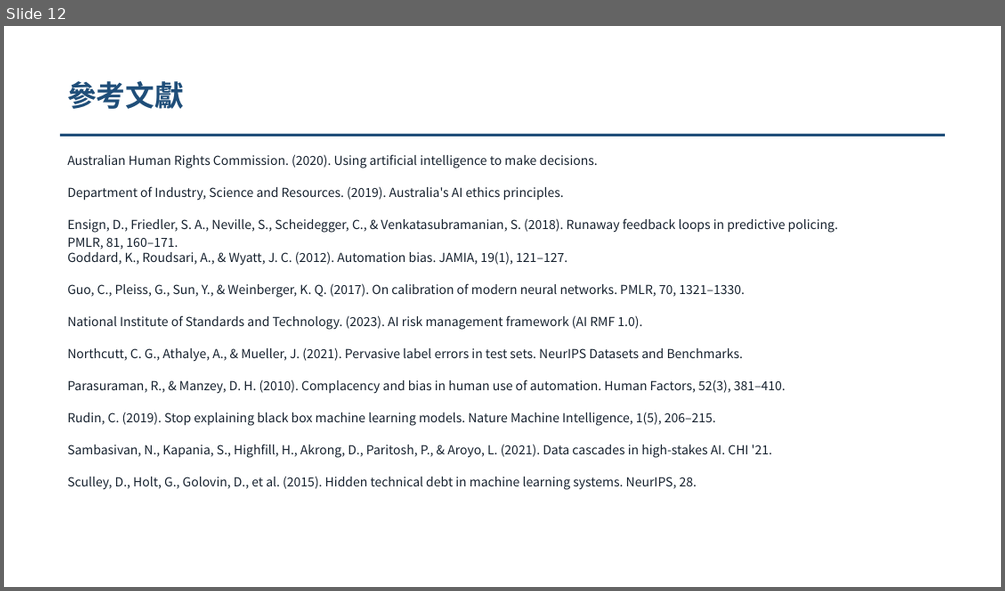
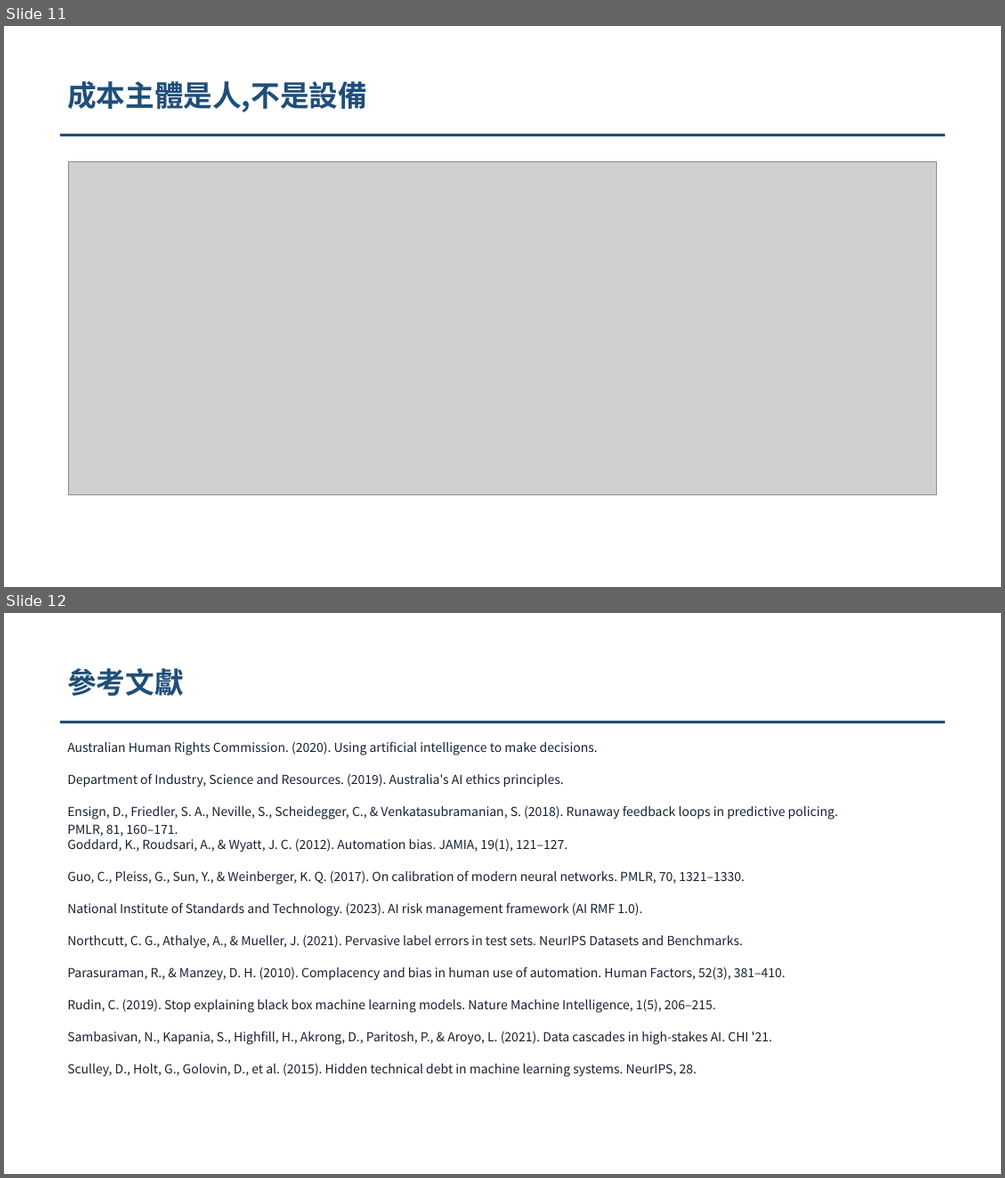
Before and after one commit to pokai-huang0828/UTS_workspace, a slide deck: Artificial Intelligence for Enterprises/Assessment3/Huang_26254793_421104_Assessment 3 (slim).pptx. Shown one above the other, each under a label of ours: slide 12 before the commit, slides 11 and 12 after it. The pictures are 1005x591 and 1005x1178 pixels, drawn with LibreOffice and Linux fonts; fonts in the diff are those of the drawing; grey boxes stand for pictures. Boxes give left, top, right and bottom in pixels: in the first picture for what was removed or moved away, otherwise in the second. Text is boxed around its words. In the diff, an @@ line names an element or a change of style, - is before the commit and + after.

```diff
--- a/Artificial Intelligence for Enterprises/Assessment3/Huang_26254793_421104_Assessment 3 (slim).pptx
+++ b/Artificial Intelligence for Enterprises/Assessment3/Huang_26254793_421104_Assessment 3 (slim).pptx
@@ slide 11 added at (x1=4, y1=26, x2=1001, y2=587), background #FFFFFF @@
@@ text added at (x1=67, y1=81, x2=367, y2=112), 28 pt, text #1F4E79, bold @@
+成本主體是人,不是設備
@@ rectangle added at (x1=60, y1=134, x2=945, y2=136), fill #1F4E79 @@
@@ picture added at (x1=69, y1=162, x2=937, y2=495) @@
```
Also in this commit, not shown: 7 slides changed, 3 other slides added, 4 slides removed, 2 other files.
